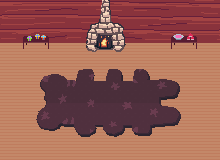
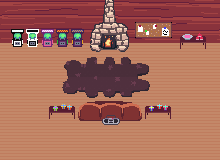
Layers edited between the first and the second 220x160 image:
added layer "arcade" above "Layer 8" over [left=11, top=29, right=84, bottom=47]
added layer "Layer 8" above "Layer 7" over [left=135, top=22, right=172, bottom=38]
added layer "Layer 7" above "couch" over [left=102, top=115, right=120, bottom=125]
added layer "couch" above "rug" over [left=78, top=101, right=142, bottom=121]
renamed "Layer 5" to "rug", painted on it over [left=36, top=57, right=181, bottom=137]
renamed "Hue/Saturation 1" to "chimney", painted on it over [left=86, top=0, right=129, bottom=52]
removed layer "Layer 3" over [left=23, top=33, right=197, bottom=49]
added layer "Layer 9 copy" above "Layer 6" over [left=49, top=33, right=206, bottom=119]
